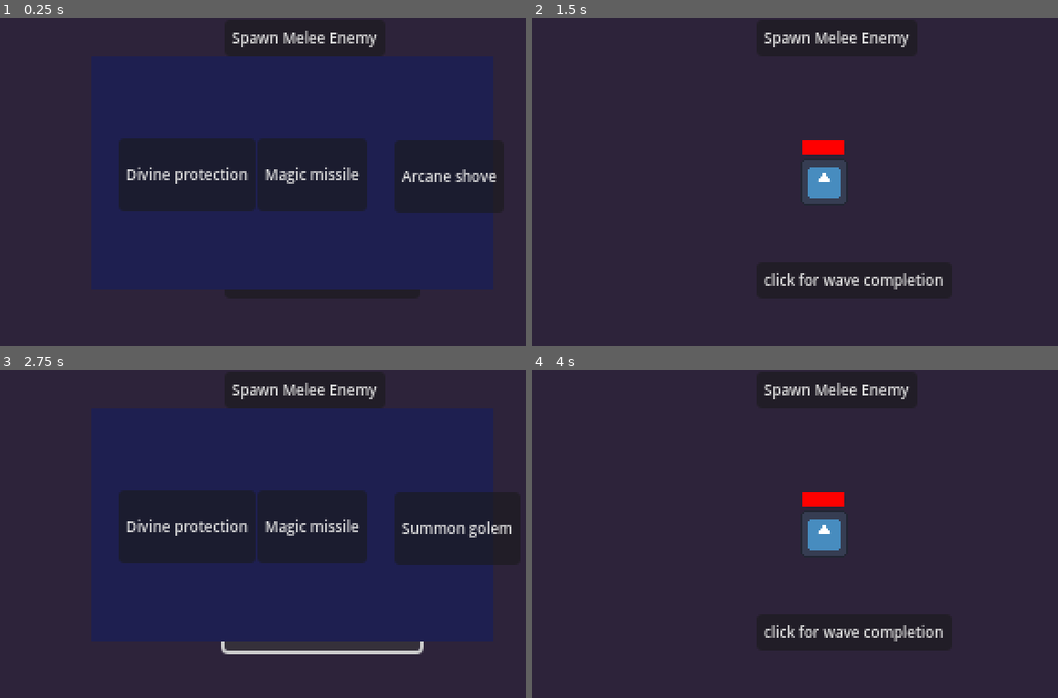
Above: before the commit, frames 1-4 (two rows, left to right).
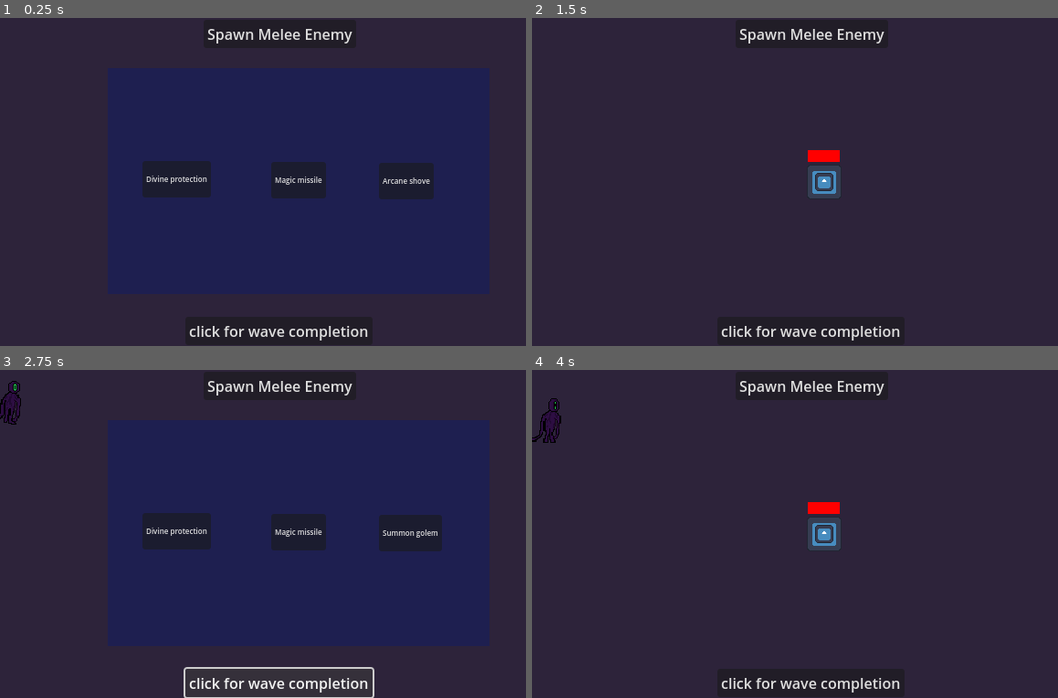
Above: after the commit, the same moments.

Repository: TobiasTV49/Informatica-Eindopdracht
Game: Godot game, scene res://Functionality/Scenes/main.tscn
Two runs of this game, one before a commit and one after it. Both use one fixed random seed, a clock stepped at 60 frames per second and the inputs below. The engine's default icon, where the game draws it, is replaced by a stand-in: a white triangle on a blue panel in a dark square.
Inputs:
- Up to frame 1 (0.25 s): no input
- Up to frame 2 (1.5 s): click "Spawn Melee Enemy" at 0.5 s; click "Divine protection" at 1.25 s
- Up to frame 3 (2.75 s): click "click for wave completion" at 2 s
- Up to frame 4 (4 s): click "Magic missile" at 2.75 s; hold Right (right) from 3.53 s (still down)

The runs differ from the first frame. In frame 1, 14% of the frame differs, in the area x 22-95%, y 3-99%; in frame 2, 3.2%; in frame 3, 14%, in the area x 0-98%, y 3-100%; in frame 4, 3.4%.

Commit message:
viewport

Diff:
--- a/Functionality/Scenes/SpellMenu.tscn
+++ b/Functionality/Scenes/SpellMenu.tscn
@@ -6,7 +6,7 @@
 
 [node name="SpellMenu" type="Node2D"]
 z_index = 1
-position = Vector2(160, 85)
+position = Vector2(118, 55)
 script = ExtResource("1_d2hj5")
 
 [node name="SpellMenu_BG" type="ColorRect" parent="."]
@@ -15,37 +15,35 @@
 anchor_top = 0.5
 anchor_right = 0.5
 anchor_bottom = 0.5
-offset_left = -110.0
-offset_top = -64.0
-offset_right = 110.0
-offset_bottom = 64.0
+offset_right = 418.0
+offset_bottom = 248.0
 grow_horizontal = 2
 grow_vertical = 2
 color = Color(0.116948, 0.123036, 0.314042, 1)
 
 [node name="Spell1" type="Button" parent="SpellMenu_BG"]
 layout_mode = 0
-offset_left = 15.0
-offset_top = 45.0
-offset_right = 45.0
-offset_bottom = 85.0
+offset_left = 38.0
+offset_top = 102.0
+offset_right = 68.0
+offset_bottom = 142.0
 theme = SubResource("Theme_bbvsk")
 theme_override_font_sizes/font_size = 8
 
 [node name="Spell2" type="Button" parent="SpellMenu_BG"]
 layout_mode = 0
-offset_left = 91.0
-offset_top = 45.0
-offset_right = 121.0
-offset_bottom = 85.0
+offset_left = 179.0
+offset_top = 103.0
+offset_right = 209.0
+offset_bottom = 143.0
 theme_override_font_sizes/font_size = 8
 
 [node name="Spell3" type="Button" parent="SpellMenu_BG"]
 layout_mode = 0
-offset_left = 166.0
-offset_top = 46.0
-offset_right = 196.0
-offset_bottom = 86.0
+offset_left = 297.0
+offset_top = 104.0
+offset_right = 327.0
+offset_bottom = 144.0
 theme_override_font_sizes/font_size = 8
 
 [connection signal="pressed" from="SpellMenu_BG/Spell1" to="." method="_on_spell_1_pressed"]
--- a/Functionality/Scenes/main.tscn
+++ b/Functionality/Scenes/main.tscn
@@ -12,6 +12,7 @@
 position = Vector2(275, 142)
 
 [node name="Camera2D" type="Camera2D" parent="Player"]
+zoom = Vector2(1.5, 1.5)
 
 [node name="ColorRect" type="ColorRect" parent="."]
 z_index = -1
@@ -31,22 +32,22 @@
 [node name="CanvasLayer" type="CanvasLayer" parent="."]
 
 [node name="Button" type="Button" parent="CanvasLayer"]
-offset_left = 123.0
-offset_top = 1.0
-offset_right = 211.0
-offset_bottom = 21.0
-theme_override_font_sizes/font_size = 8
+offset_left = 223.0
+offset_top = 2.0
+offset_right = 390.0
+offset_bottom = 33.0
+theme_override_font_sizes/font_size = 16
 text = "Spawn Melee Enemy"
 
 [node name="SpellMenu" parent="CanvasLayer" instance=ExtResource("5_ipgrs")]
 visible = false
 
 [node name="Temporary button" type="Button" parent="CanvasLayer"]
-offset_left = 123.0
-offset_top = 134.0
-offset_right = 230.0
-offset_bottom = 154.0
-theme_override_font_sizes/font_size = 8
+offset_left = 203.0
+offset_top = 328.0
+offset_right = 408.0
+offset_bottom = 359.0
+theme_override_font_sizes/font_size = 16
 text = "click for wave completion"
 
 [connection signal="pressed" from="CanvasLayer/Button" to="." method="_on_button_pressed"]
--- a/project.godot
+++ b/project.godot
@@ -22,8 +22,8 @@
 
 [display]
 
-window/size/viewport_width=320
-window/size/viewport_height=180
+window/size/viewport_width=640
+window/size/viewport_height=360
 window/size/mode=3
 window/stretch/mode="viewport"
 window/stretch/aspect="expand"
